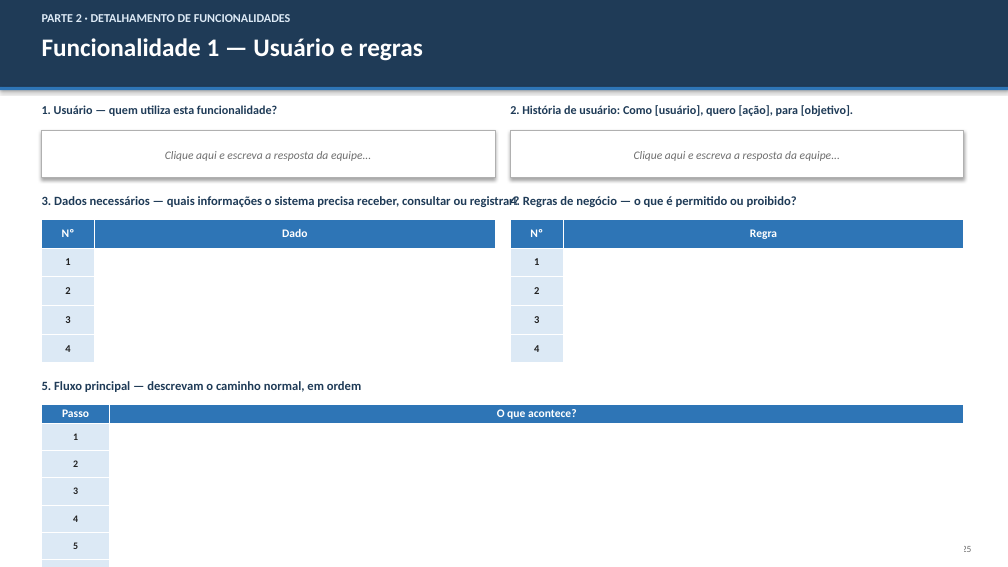
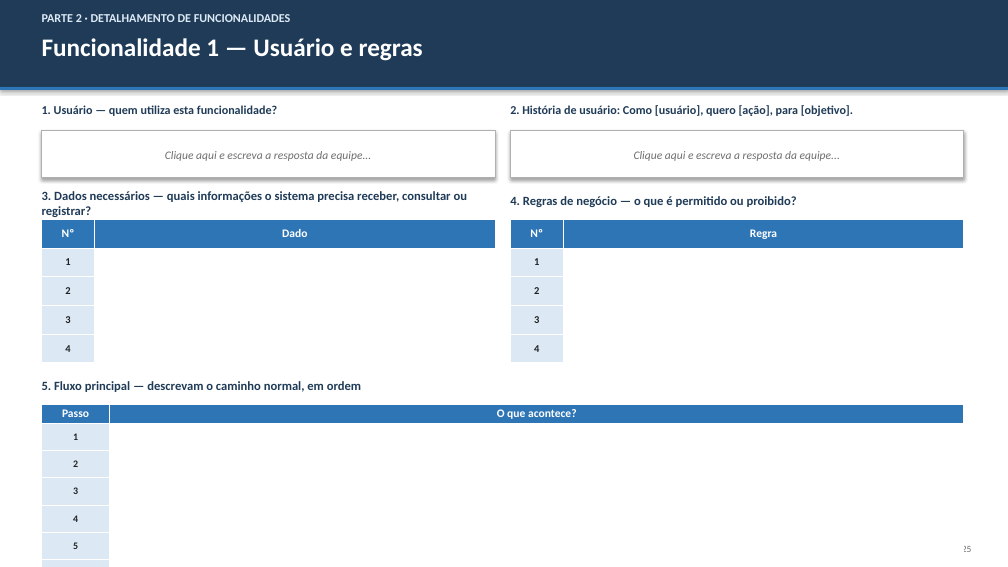
Before and after one commit to rvarjao/Aulas-Sinerge, a slide deck: slide 24 of Engenharia de software/2oANO_DS_Parte_05_Modelo_Preenchimento_Projeto.pptx (slide 26 before the commit). Drawn at 1008x567 pixels with LibreOffice and Linux fonts; fonts in the diff are those of the drawing. Boxes give left, top, right and bottom in pixels: in the first picture for what was removed or moved away, otherwise in the second. Text is boxed around its words. In the diff, an @@ line names an element or a change of style, - is before the commit and + after.

```diff
--- a/Engenharia de software/2oANO_DS_Parte_05_Modelo_Preenchimento_Projeto.pptx
+++ b/Engenharia de software/2oANO_DS_Parte_05_Modelo_Preenchimento_Projeto.pptx
@@ text "3. Dados necessários — quais ..." rewrapped from box(42, 196, 520, 207) to box(42, 191, 468, 217) @@
```
Also in this commit, not shown: 2 slides removed.
